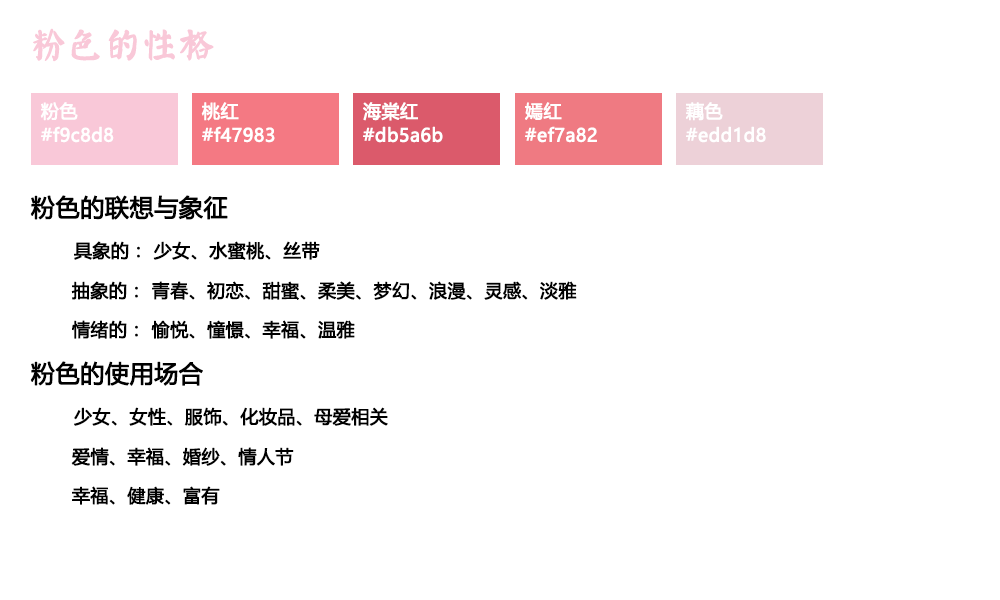
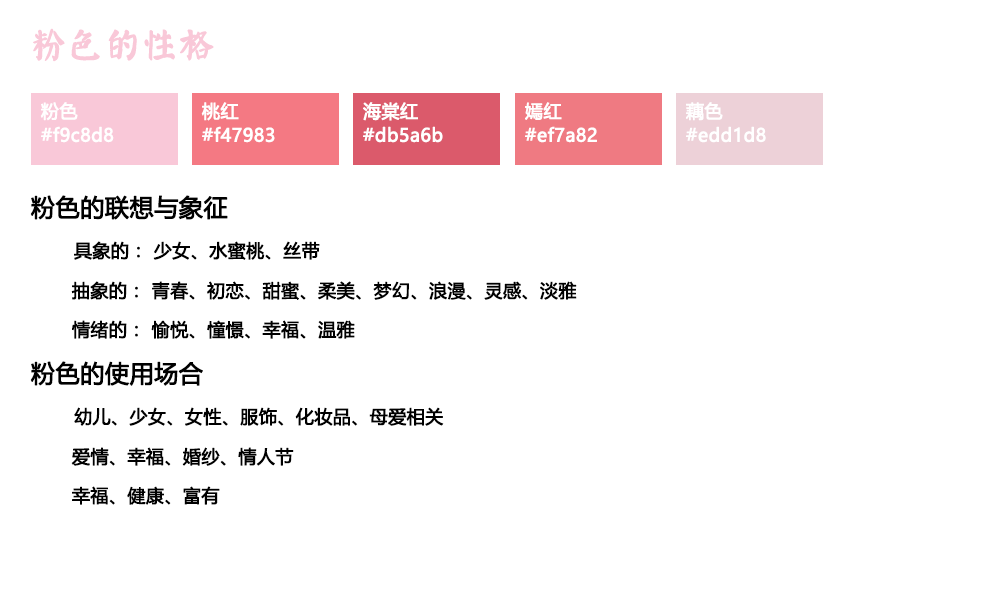
Layer changes from the first (1000, 600) image to the second:
renamed "少女、女性、服饰、化妆品、母爱相关" to "幼儿、少女、女性、服饰、化妆品、母爱相关", painted on it over [74, 407, 444, 426]
